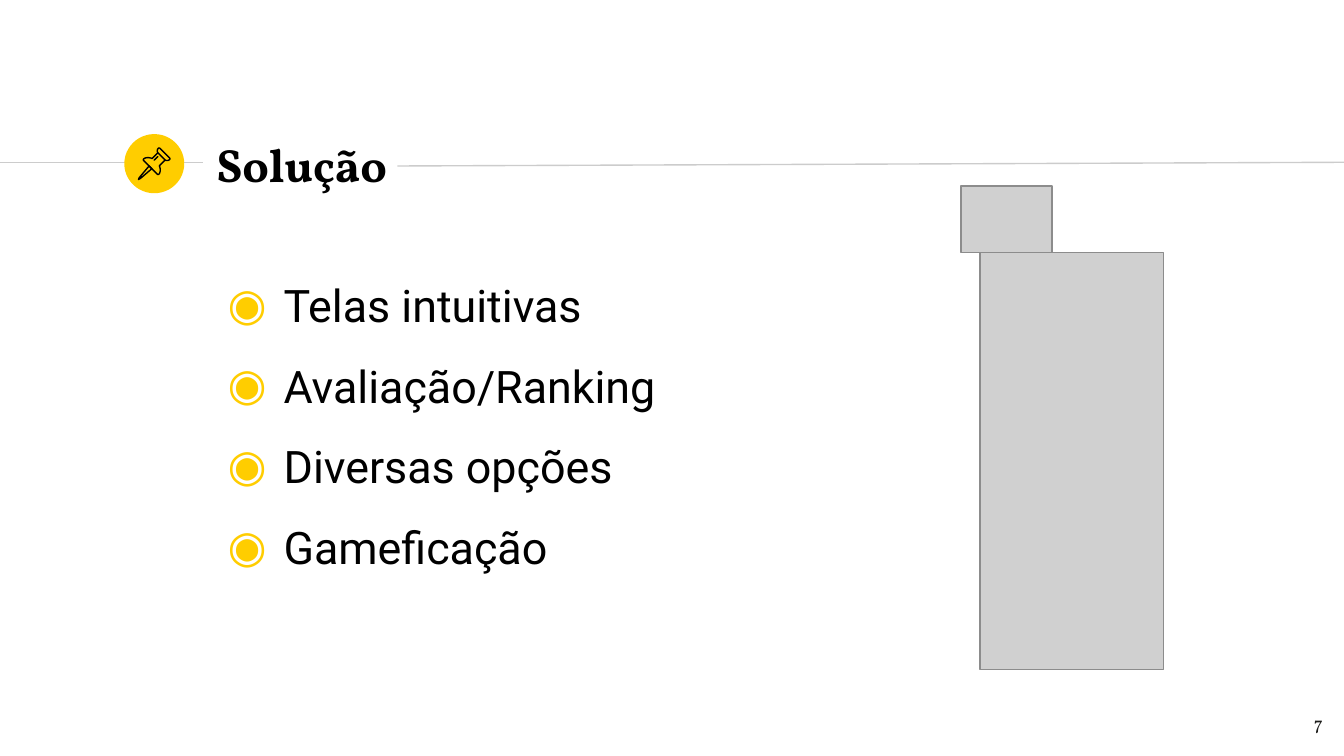
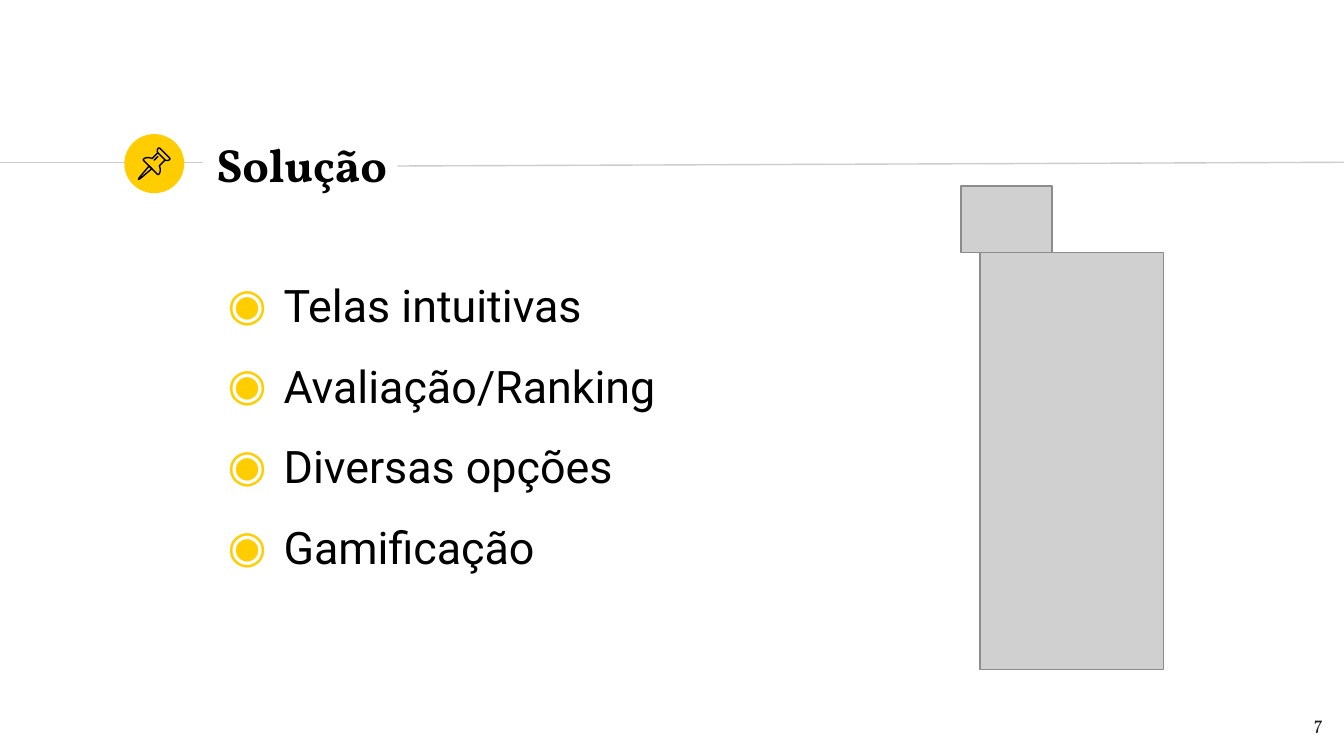
Before and after one commit to MathBastos/AluCar, a slide deck: slide 7 of Documentação/Alucar_TheLastDance.pptx. Drawn at 1344x756 pixels with LibreOffice and Linux fonts; fonts in the diff are those of the drawing; grey boxes stand for pictures. Boxes give left, top, right and bottom in pixels: in the first picture for what was removed or moved away, otherwise in the second. Text is boxed around its words. In the diff, an @@ line names an element or a change of style, - is before the commit and + after.

```diff
--- a/Documentação/Alucar_TheLastDance.pptx
+++ b/Documentação/Alucar_TheLastDance.pptx
@@ text at bbox=[284, 530, 535, 574]: text changed @@
-◉ Gameficação
+◉ Gamificação
```
Also in this commit, not shown: 1 other slide changed.
